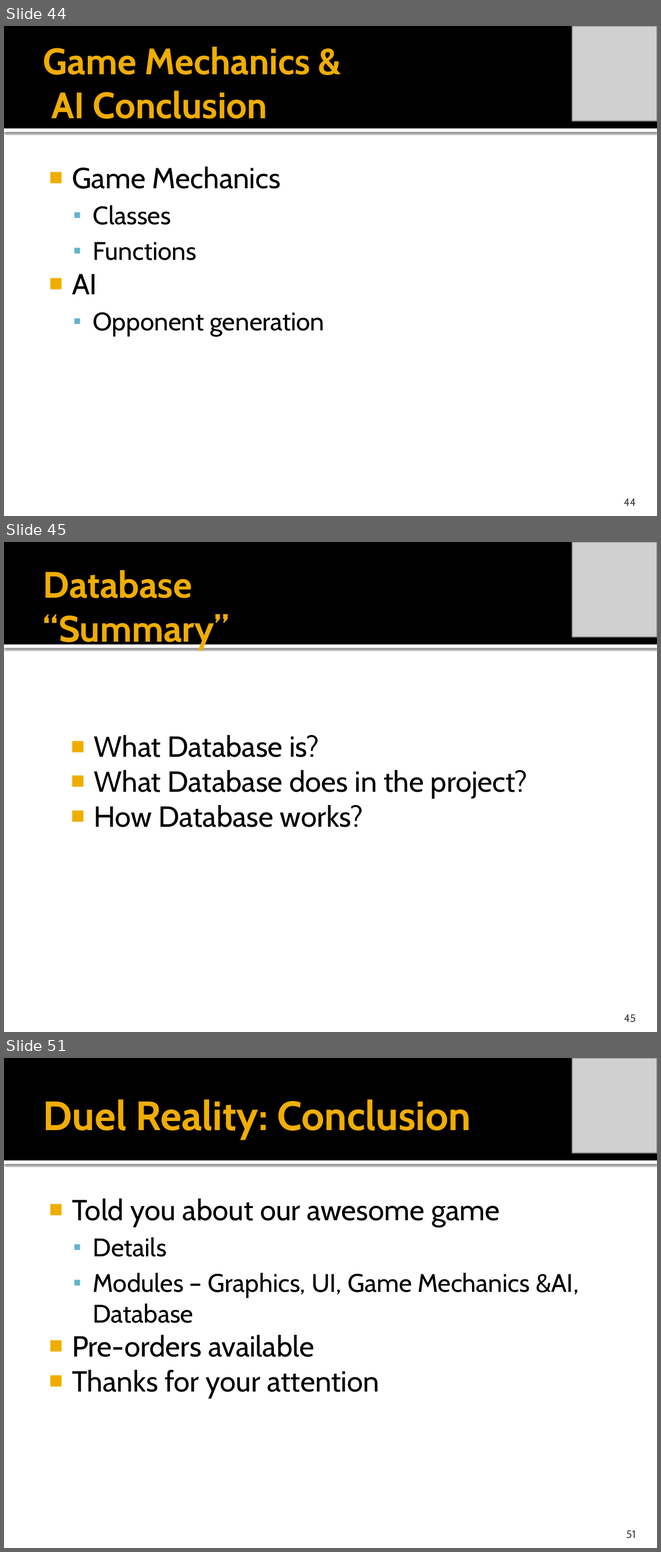
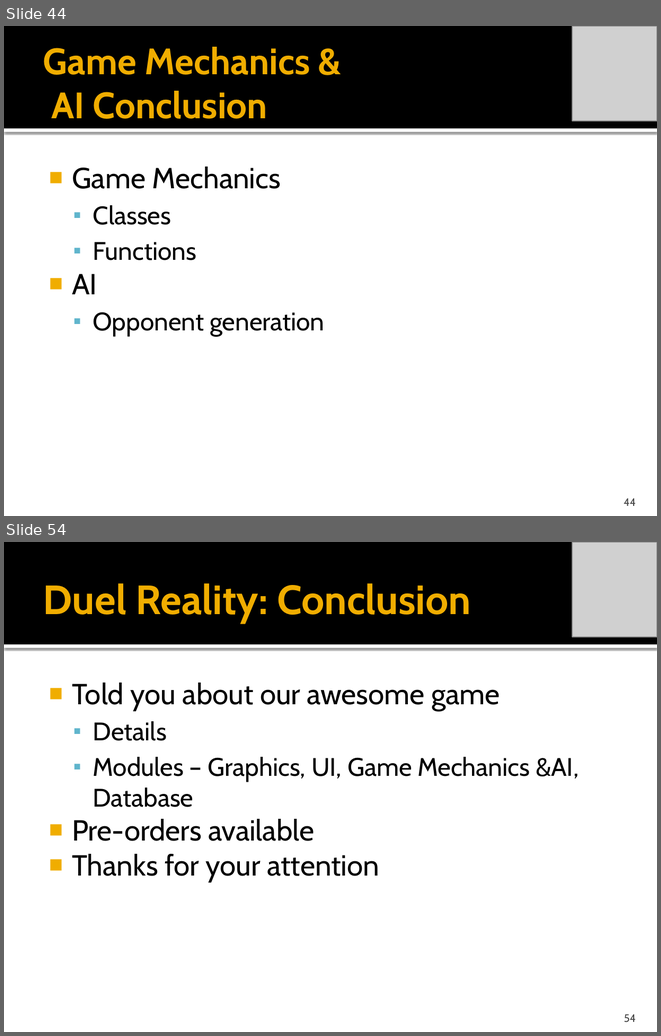
Before and after one commit to idxExtropy/duel-reality, a slide deck: Docs/DUEL REALITY .pptx. Shown one above the other, each under a label of ours: slides 44, 45 and 51 before the commit, slides 44 and 54 after it; the slides between them are not shown. The pictures are 661x1552 and 661x1036 pixels, drawn with LibreOffice and Linux fonts; fonts in the diff are those of the drawing; grey boxes stand for pictures. Boxes give left, top, right and bottom in pixels: in the first picture for what was removed or moved away, otherwise in the second. Text is boxed around its words. In the diff, an @@ line names an element or a change of style, - is before the commit and + after.

```diff
--- a/Docs/DUEL REALITY .pptx
+++ b/Docs/DUEL REALITY .pptx
@@ slide 45 removed at box(4, 542, 657, 1032), background #FFFFFF; not listed: 2 template elements that a slide beside it also shows @@
@@ picture removed at box(572, 542, 657, 637) @@
@@ title removed at box(43, 570, 229, 650) @@
-Database
-“Summary”
@@ text removed at box(94, 735, 528, 827) @@
-■ What Database is?
-■ What Database does in the project?
-■ How Database works?
@@ page number removed at box(624, 1014, 636, 1022) @@
-45
@@ what was slide 51 is now slide 54 @@
@@ page number at box(624, 1014, 636, 1022): text changed @@
-51
+54
```
Also in this commit, not shown: 1 slide changed, 9 slides added, 5 other slides removed.
